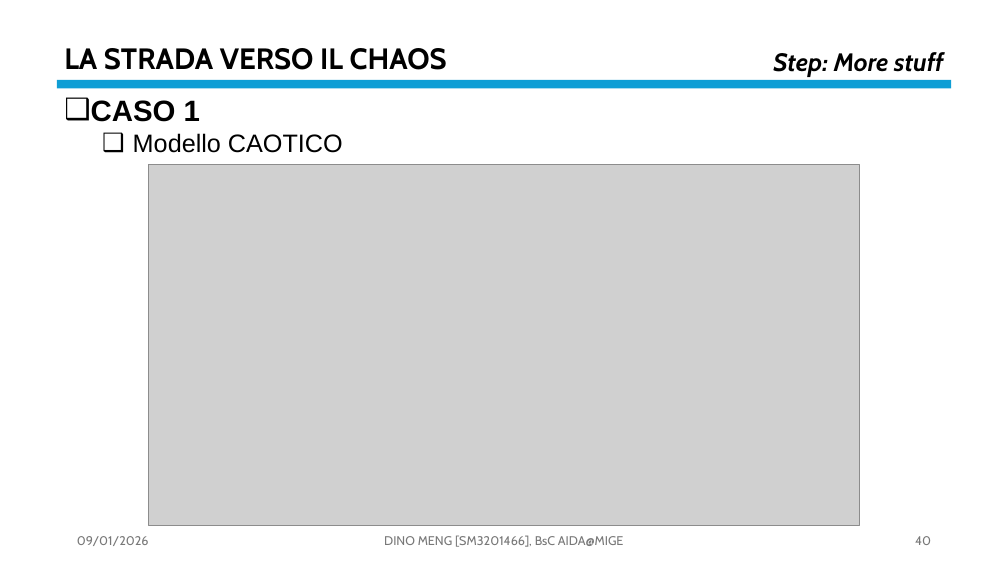
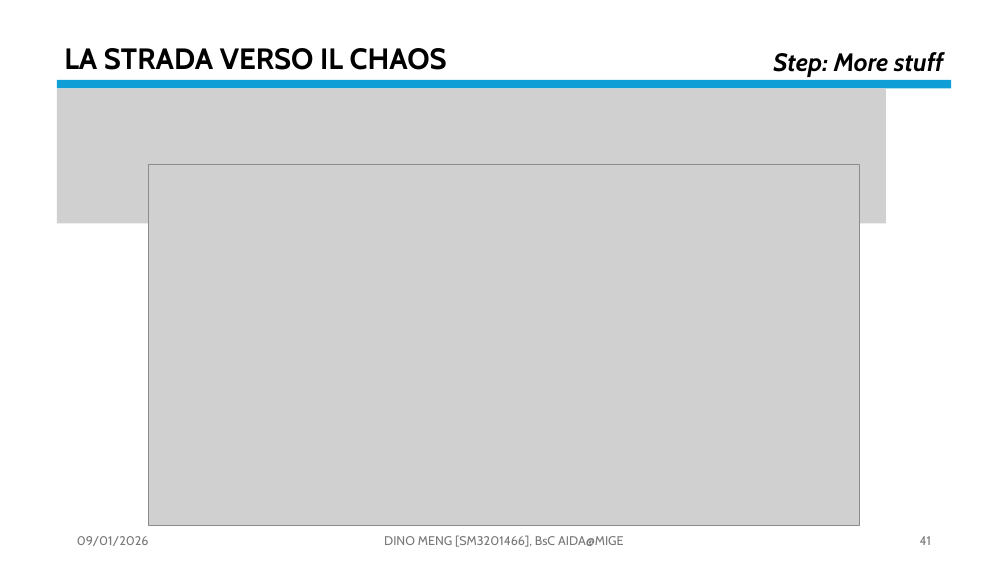
Before and after one commit to OdinMeng/AIDA-UNIVERSITY-NOTES-2025-2026, a slide deck: slide 41 of Complex Systems/project/PresentationPROJECTSM3201466.pptx (slide 40 before the commit). Drawn at 1008x567 pixels with LibreOffice and Linux fonts; fonts in the diff are those of the drawing; grey boxes stand for pictures. Boxes give left, top, right and bottom in pixels: in the first picture for what was removed or moved away, otherwise in the second. Text is boxed around its words. In the diff, an @@ line names an element or a change of style, - is before the commit and + after.

```diff
--- a/Complex Systems/project/PresentationPROJECTSM3201466.pptx
+++ b/Complex Systems/project/PresentationPROJECTSM3201466.pptx
@@ picture added at bbox=[57, 88, 886, 223] @@
@@ text removed at bbox=[91, 100, 343, 153] @@
-❑ CASO 1
-  ❑ Modello CAOTICO
@@ page number at bbox=[920, 536, 931, 545]: text changed @@
-40
+41
```
Also in this commit, not shown: 5 other slides changed, 1 slide added, 4 other files.
